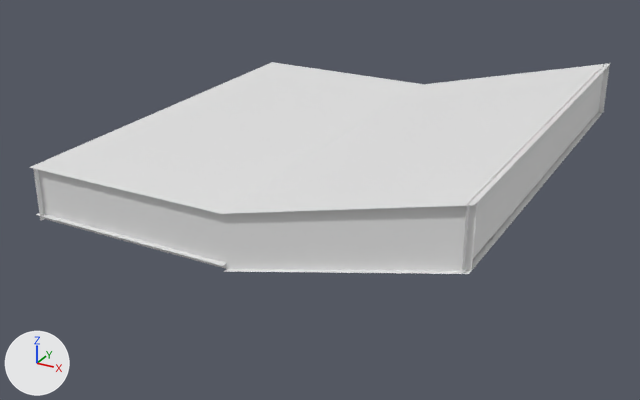
Renders of the OBJ model src/main/resources/assets/murim/models/block/roof_tile_course_foot.obj from each side of a commit.
Before and after are seen from a camera (50 mm lens) standing at (1.411, -2.262, 0.831) and looking at (0.484, -0.577, -0.012). Every picture has the same lights, and +X, +Y and +Z are marked at lower left. The older version comes first. Materials are left out; every surface is plain grey. Where no turn or scale is listed for an object, it has been applied to the vertices. Vertices at exactly the same position are counted once.

Objects in the first picture: 'roof_tile_course_foot'.
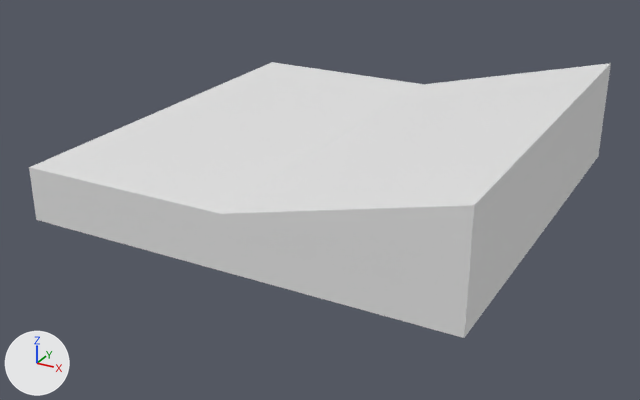
The change, as JSON lines over the scene's bpy script:
```json
{"block": "me_roof_tile_course_foot", "where": "# used by ob_roof_tile_course_foot; location = (0.0, 0.0, 0.0)"}
{"op": "remove", "block": "me_roof_tile_course_foot", "code": "me_roof_tile_course_foot.from_pydata(...)  # 34 vertices, 10 faces; spans x 0.0..1.0, y -1.0..0.0, z 0.0..0.25"}
{"op": "add", "block": "me_roof_tile_course_foot", "code": "me_roof_tile_course_foot.from_pydata(...)  # 14 vertices, 13 faces; spans x 0.0..1.0, y -1.0..0.0, z 0.0..0.25"}
{"block": "me_roof_tile_course_foot", "change": "me_roof_tile_course_foot part 1: the loose piece of 6 vertices spanning x 0.0..1.0, y -0.013..-0.012, z 0.0..0.25 is deleted"}
{"block": "me_roof_tile_course_foot", "change": "me_roof_tile_course_foot part 2: the loose piece of 6 vertices spanning x 0.0..1.0, y -0.988, z 0.0..0.25 is deleted"}
{"block": "me_roof_tile_course_foot", "change": "me_roof_tile_course_foot part 3: the loose piece of 4 vertices spanning x 0.013, y -1.0..0.0, z 0.0..0.125 is deleted"}
{"block": "me_roof_tile_course_foot", "change": "me_roof_tile_course_foot part 4: the loose piece of 4 vertices spanning x 0.0..0.5, y -1.0..0.0, z 0.013 is deleted"}
{"block": "me_roof_tile_course_foot", "change": "me_roof_tile_course_foot part 5: the loose piece of 4 vertices spanning x 0.988, y -1.0..0.0, z 0.125..0.25 is deleted"}
{"block": "me_roof_tile_course_foot", "change": "me_roof_tile_course_foot part 6"}
{"block": "me_roof_tile_course_foot", "change": "1 face is deleted"}
{"block": "me_roof_tile_course_foot", "change": "4 vertices are added at (1.0, 0.0, 0.0), (1.0, -1.0, 0.0), (0.0, -1.0, 0.0), (0.0, 0.0, 0.0)"}
{"block": "me_roof_tile_course_foot", "change": "11 new faces join them"}
```

What differs and where, as boxes [x1, y1, x2, y2] in the pictures (640 x 400 px):
```json
{"object": "roof_tile_course_foot", "change": "reshaped", "before": [30, 62, 611, 274], "after": [29, 62, 611, 338], "on screen": "30% taller"}
{"part": 1, "of": "me_roof_tile_course_foot", "change": "deleted", "before": [598, 65, 610, 113]}
{"part": 2, "of": "me_roof_tile_course_foot", "change": "deleted", "before": [38, 170, 477, 271]}
{"part": 3, "of": "me_roof_tile_course_foot", "change": "deleted", "before": [33, 168, 45, 221]}
{"part": 4, "of": "me_roof_tile_course_foot", "change": "deleted", "before": [36, 213, 226, 266]}
{"part": 5, "of": "me_roof_tile_course_foot", "change": "deleted", "before": [462, 63, 606, 272]}
{"part": 6, "of": "me_roof_tile_course_foot", "change": "built on", "before": [223, 111, 604, 274], "after": [29, 64, 611, 338]}
```
